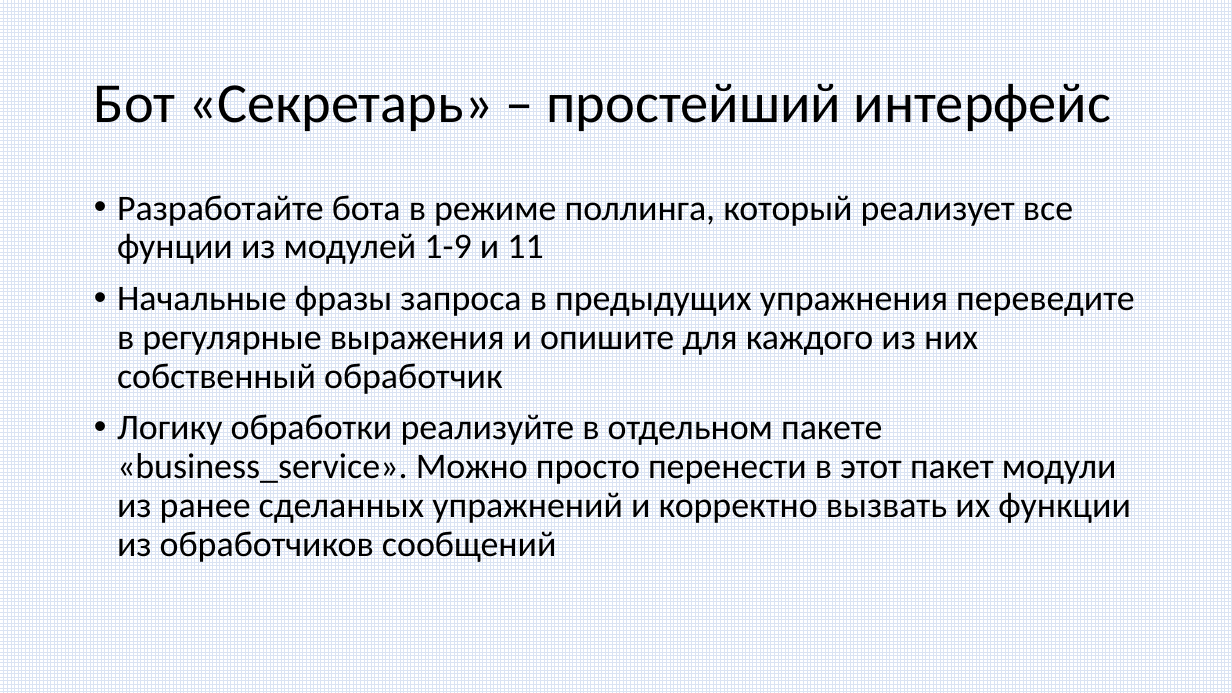
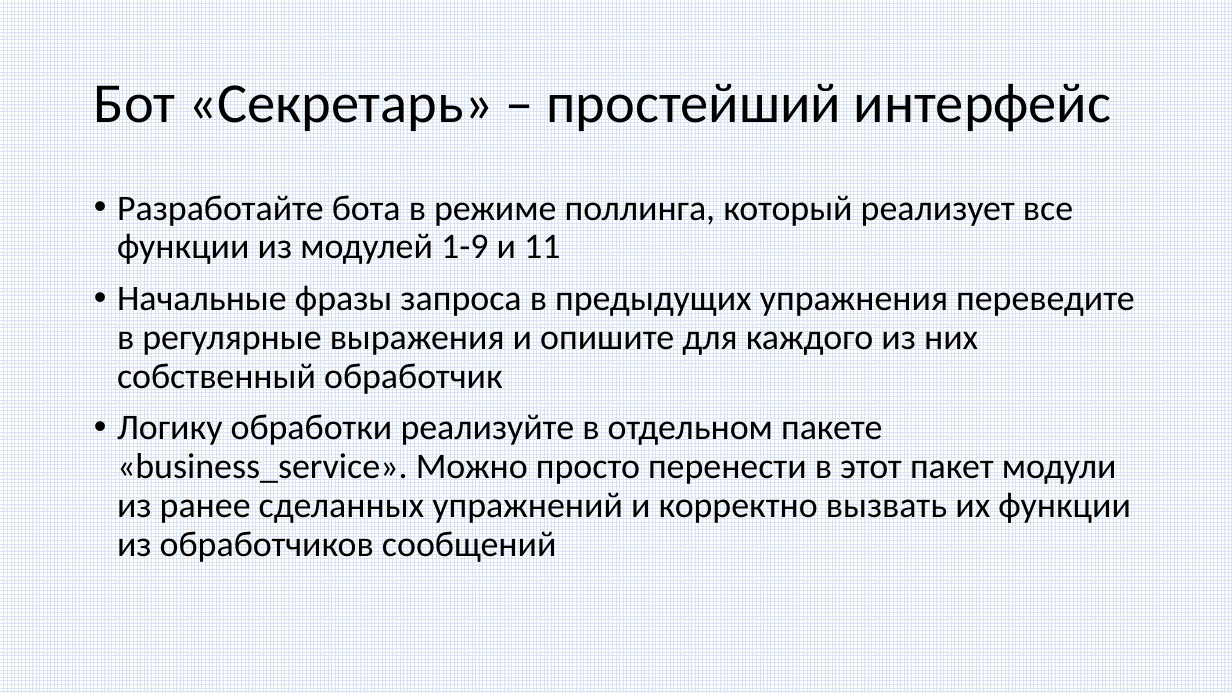
Before and after one commit to paveltsytovich/telegram-course, a slide deck: slide 254 of Presentation/Разработка ботов для телеграмм на Python.pptx. Drawn at 1232x693 pixels with LibreOffice and Linux fonts; fonts in the diff are those of the drawing. Boxes give left, top, right and bottom in pixels: in the first picture for what was removed or moved away, otherwise in the second. Text is boxed around its words. In the diff, an @@ line names an element or a change of style, - is before the commit and + after.

```diff
--- a/Presentation/Разработка ботов для телеграмм на Python.pptx
+++ b/Presentation/Разработка ботов для телеграмм на Python.pptx
@@ text at [117,195,1073,264]: text changed @@
-• Разработайте бота в режиме поллинга, который реализует все фунции из модулей 1-9 и 11
+• Разработайте бота в режиме поллинга, который реализует все функции из модулей 1-9 и 11
```
Also in this commit, not shown: 1 other slide changed, 3 slides added, 1 other file.
